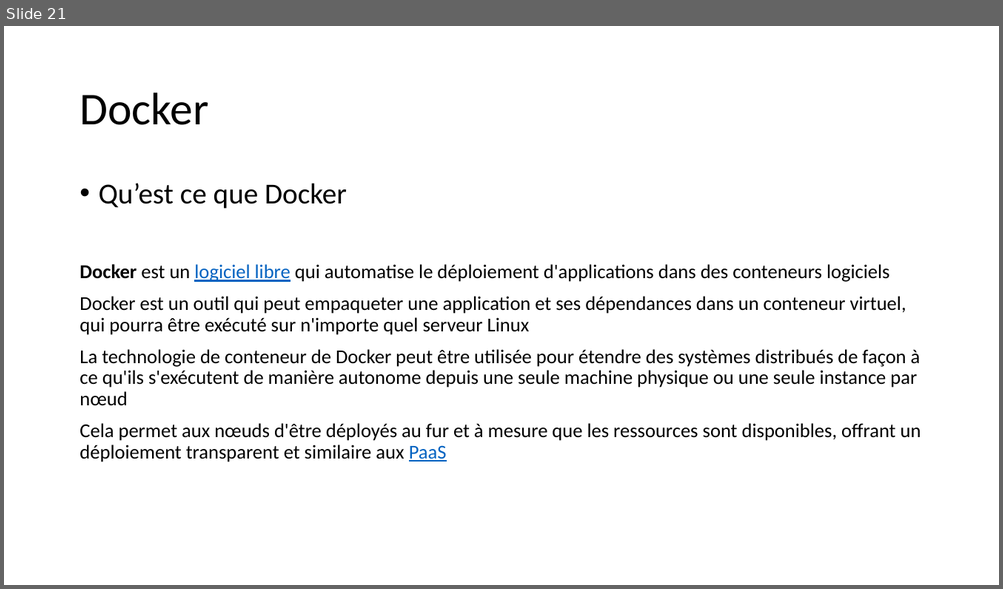
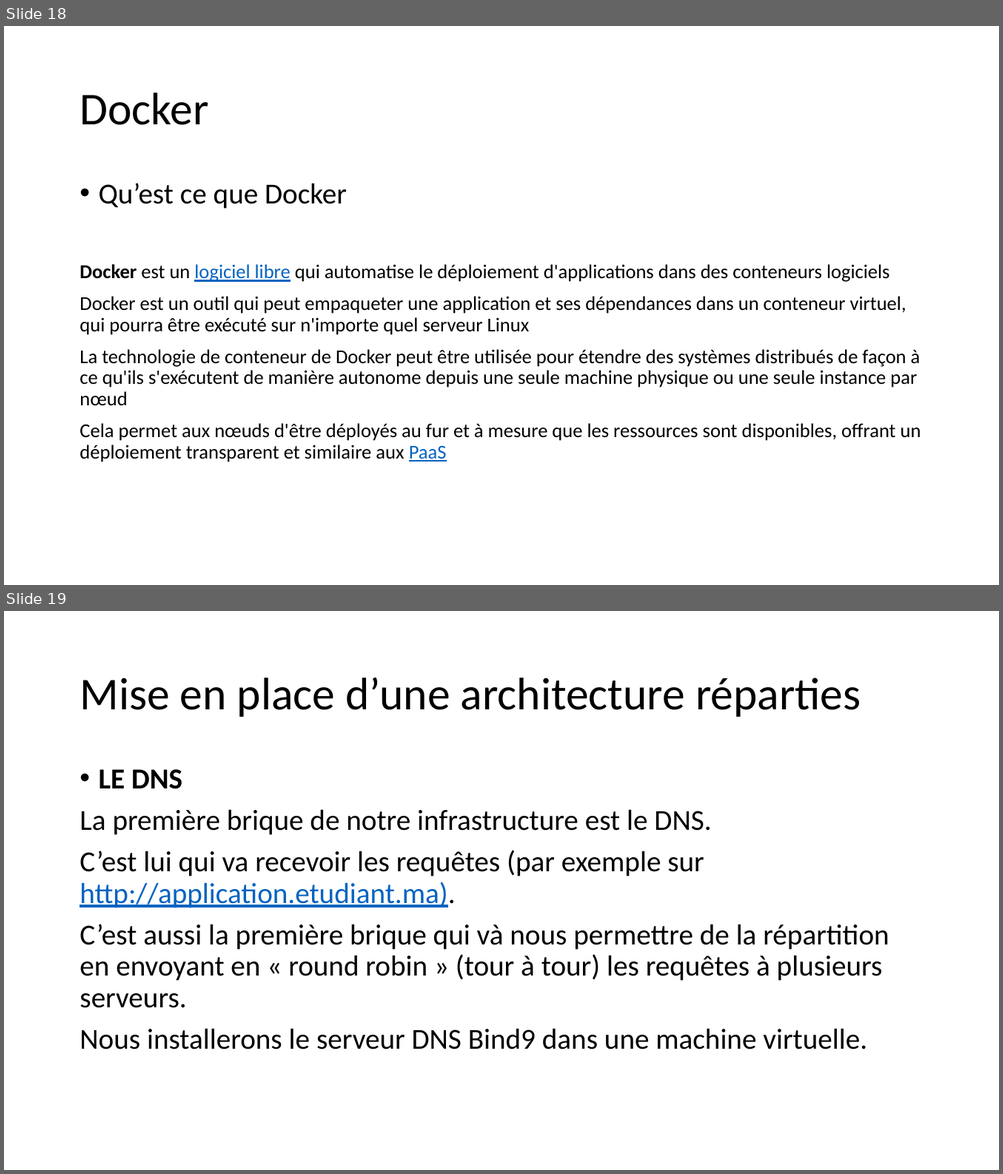
Before and after one commit to jeremysalmon/coursSystemeReparti, a slide deck: systeme_reparti.pptx. Shown one above the other, each under a label of ours: slide 21 before the commit, slides 18 and 19 after it. The pictures are 1003x589 and 1003x1174 pixels, drawn with LibreOffice and Linux fonts; fonts in the diff are those of the drawing. Boxes give left, top, right and bottom in pixels: in the first picture for what was removed or moved away, otherwise in the second. Text is boxed around its words. In the diff, an @@ line names an element or a change of style, - is before the commit and + after.

```diff
--- a/systeme_reparti.pptx
+++ b/systeme_reparti.pptx
@@ slide 19 added at [4,611,999,1170], background #FFFFFF @@
@@ title added at [79,678,861,717], 44 pt, text #000000 @@
+Mise en place d’une architecture réparties
@@ text added at [79,769,888,1050], 28 pt, text #000000 @@
+• LE DNS
+La première brique de notre infrastructure est le DNS.
+C’est lui qui va recevoir les requêtes (par exemple sur http://application.etudiant.ma).
+C’est aussi la première brique qui và nous permettre de la répartition en envoyant en « round robin » (tour à tour) les requêtes à plusieurs serveurs.
+Nous installerons le serveur DNS Bind9 dans une machine virtuelle.
@@ what was slide 21 is now slide 18 @@
```
Also in this commit, not shown: 2 slides changed, 18 other slides added.
